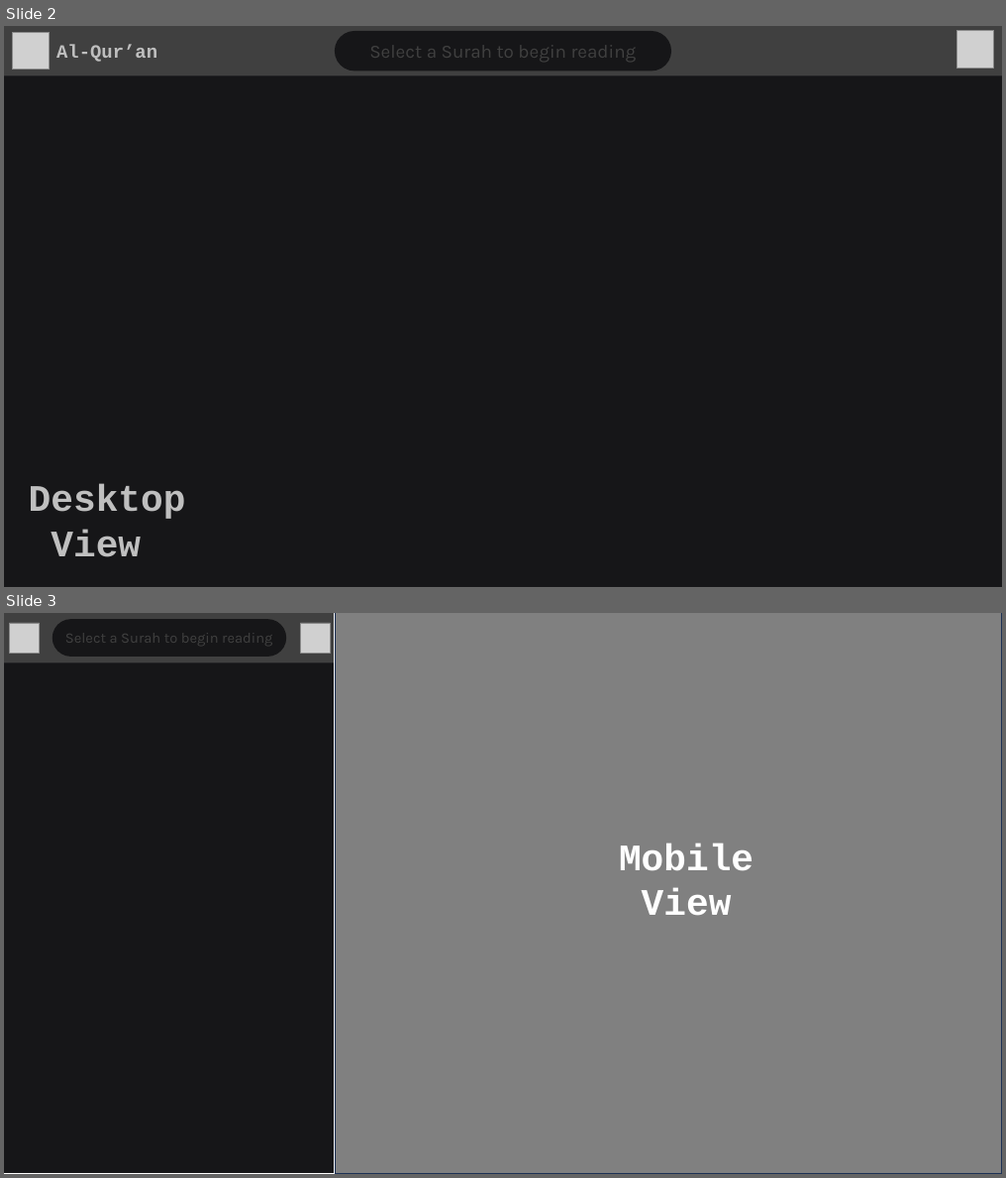
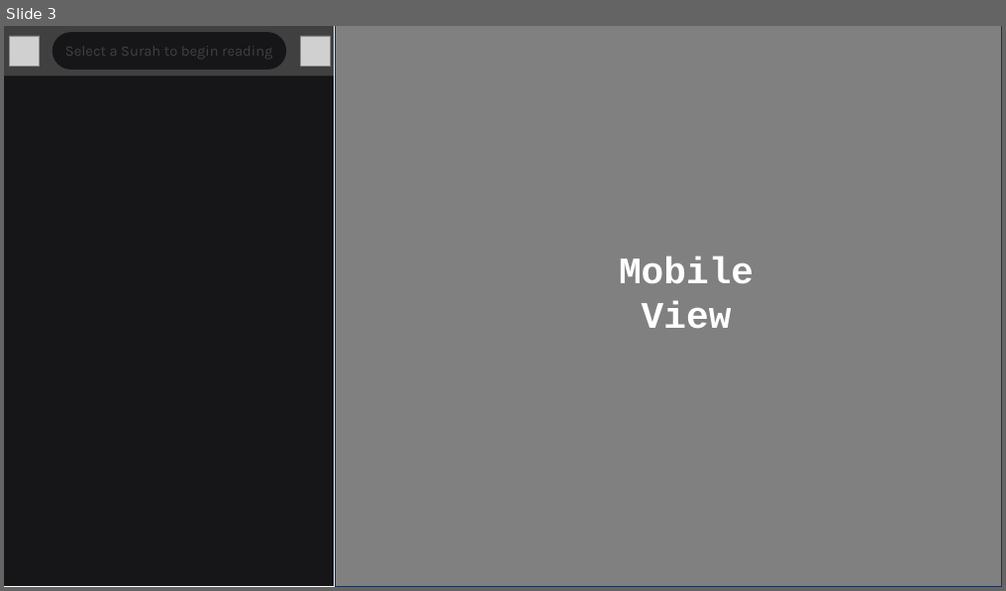
Before and after one commit to jakirhussain28/al-quran, a slide deck: GUI-design.pptx. Shown one above the other, each under a label of ours: slides 2 and 3 before the commit, slide 3 after it. The pictures are 1006x1178 and 1006x591 pixels, drawn with LibreOffice and Linux fonts; fonts in the diff are those of the drawing; grey boxes stand for pictures. Boxes give left, top, right and bottom in pixels: in the first picture for what was removed or moved away, otherwise in the second. Text is boxed around its words. In the diff, an @@ line names an element or a change of style, - is before the commit and + after.

```diff
--- a/GUI-design.pptx
+++ b/GUI-design.pptx
@@ slide 2 removed at (x1=4, y1=26, x2=1002, y2=587), background #161618 @@
@@ rectangle removed at (x1=4, y1=26, x2=1002, y2=76) @@
@@ picture removed at (x1=12, y1=32, x2=50, y2=70) @@
@@ text removed at (x1=56, y1=44, x2=157, y2=62) @@
-Al-Qur’an
@@ rounded rectangle removed at (x1=335, y1=31, x2=672, y2=72) @@
-Select a Surah to begin reading
@@ picture removed at (x1=957, y1=31, x2=994, y2=68) @@
@@ text removed at (x1=29, y1=484, x2=186, y2=558) @@
-Desktop
-View
```
Also in this commit, not shown: 2 slides changed, 2 slides added, 1 other slide removed, 6 other files.
